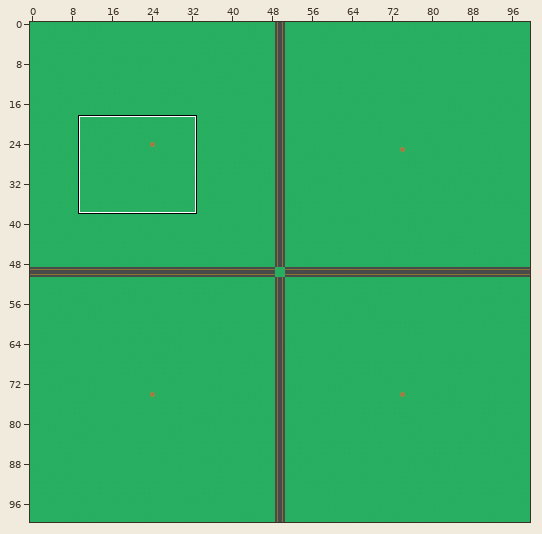
Level history. Tiled map: maps/level2.tmx. The first picture is a wide view before the edit; the outline marks the close-up.
Close-up. Before:
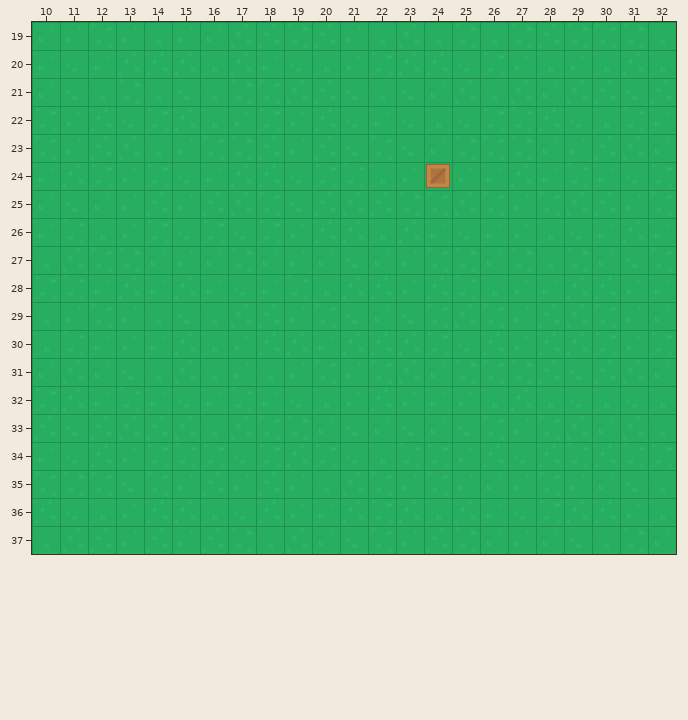
Cells are 64x64 px. Shown: x 10..32, y 19..37.
The same view after the edit:
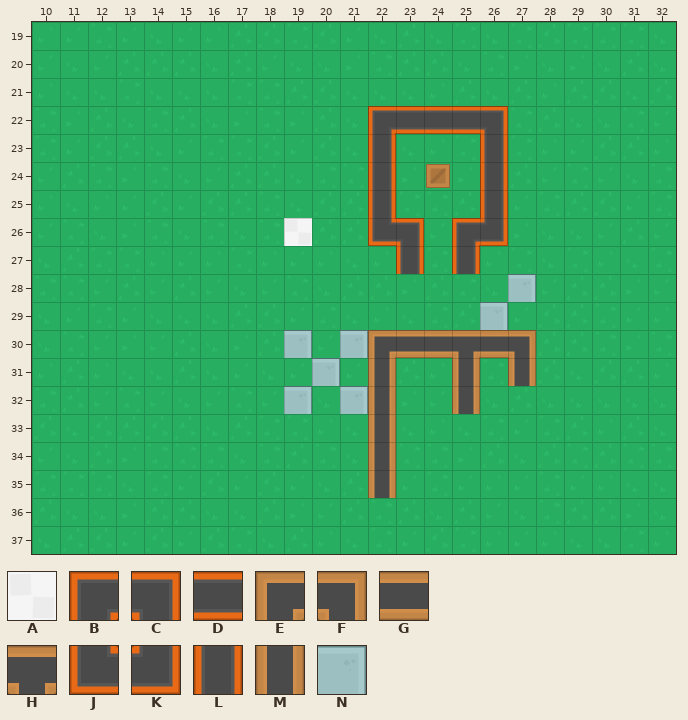
Key: from "Kenney 2D Shooter Tileset": A 11, B 108, C 109, D 110, E 117, F 118, G 119, H 120, J 135, K 136, L 137, M 146, N 278.
_ is an empty cell.
Tiles of an added or newly shown layer are drawn over the layers below it.
Diff:
{"where": "layer \"walls\" (added)"}
{"y":22,"x":22,"old":"_____","new":"BDDDC"}
{"y":23,"x":22,"old":"_","new":"L"}
{"y":23,"x":26,"old":"_","new":"L"}
{"y":24,"x":22,"old":"_","new":"L"}
{"y":24,"x":26,"old":"_","new":"L"}
{"y":25,"x":22,"old":"_","new":"L"}
{"y":25,"x":26,"old":"_","new":"L"}
{"y":26,"x":19,"old":"_","new":"A"}
{"y":26,"x":22,"old":"__","new":"JC"}
{"y":26,"x":25,"old":"__","new":"BK"}
{"y":27,"x":23,"old":"_","new":"L"}
{"y":27,"x":25,"old":"_","new":"L"}
{"y":28,"x":27,"old":"_","new":"N"}
{"y":29,"x":26,"old":"_","new":"N"}
{"y":30,"x":19,"old":"_","new":"N"}
{"y":30,"x":21,"old":"_______","new":"NEGGHGF"}
{"y":31,"x":20,"old":"_","new":"N"}
{"y":31,"x":22,"old":"_","new":"M"}
{"y":31,"x":25,"old":"_","new":"M"}
{"y":31,"x":27,"old":"_","new":"M"}
{"y":32,"x":19,"old":"_","new":"N"}
{"y":32,"x":21,"old":"__","new":"NM"}
{"y":32,"x":25,"old":"_","new":"M"}
{"y":33,"x":22,"old":"_","new":"M"}
{"y":34,"x":22,"old":"_","new":"M"}
{"y":35,"x":22,"old":"_","new":"M"}
